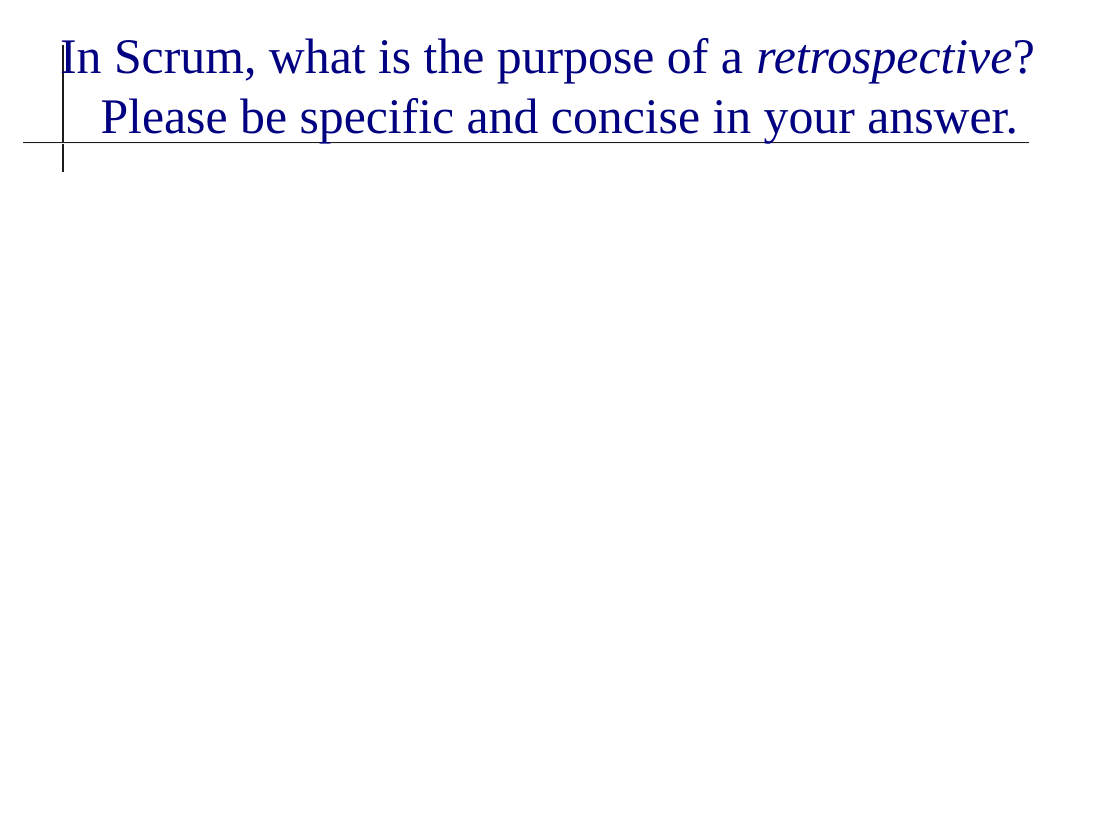
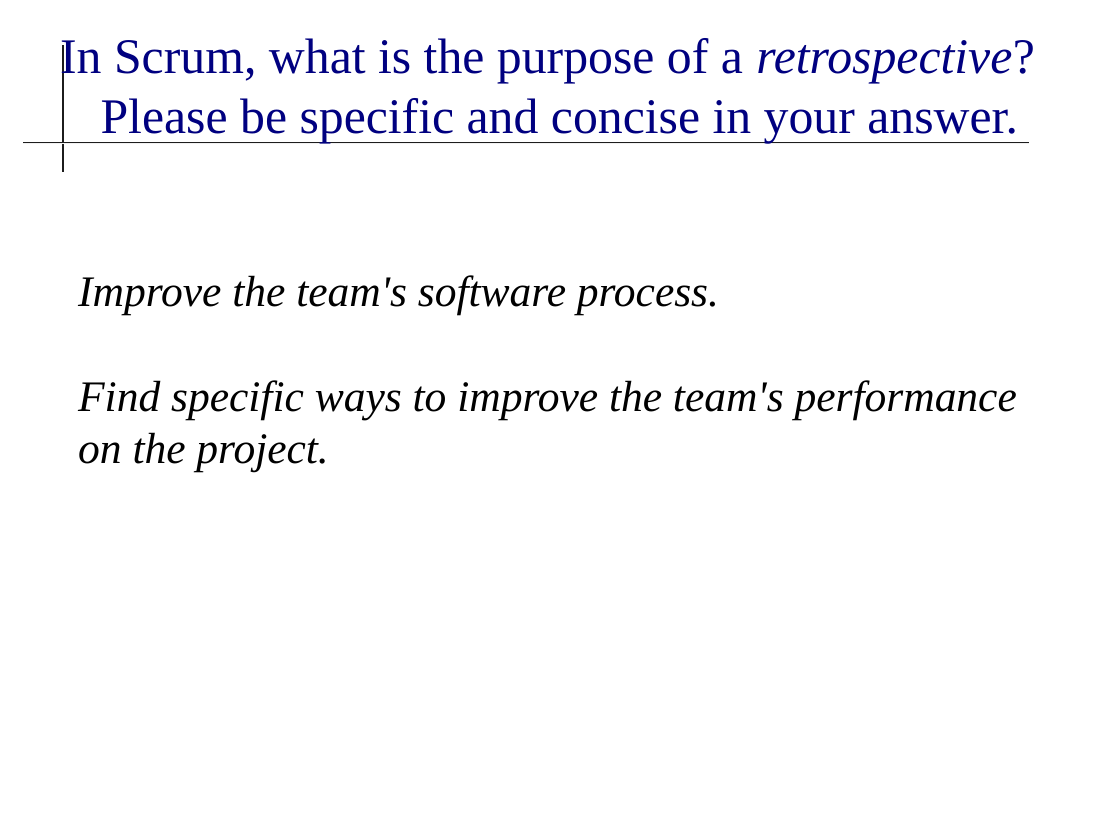
Before and after one commit to cpske/ISP, a slide deck: slide 2 of review/Review-2019.odp. Drawn at 1120x840 pixels with LibreOffice and Linux fonts; fonts in the diff are those of the drawing. Boxes give left, top, right and bottom in pixels: in the first picture for what was removed or moved away, otherwise in the second. Text is boxed around its words. In the diff, an @@ line names an element or a change of style, - is before the commit and + after.

```diff
--- a/review/Review-2019.odp
+++ b/review/Review-2019.odp
@@ text added at bbox=[78, 275, 1017, 472], 28 pt, text #000000, italic @@
+Improve the team's software process.
+Find specific ways to improve the team's performance on the project.
```
Also in this commit, not shown: 6 other slides changed, 6 other files.
